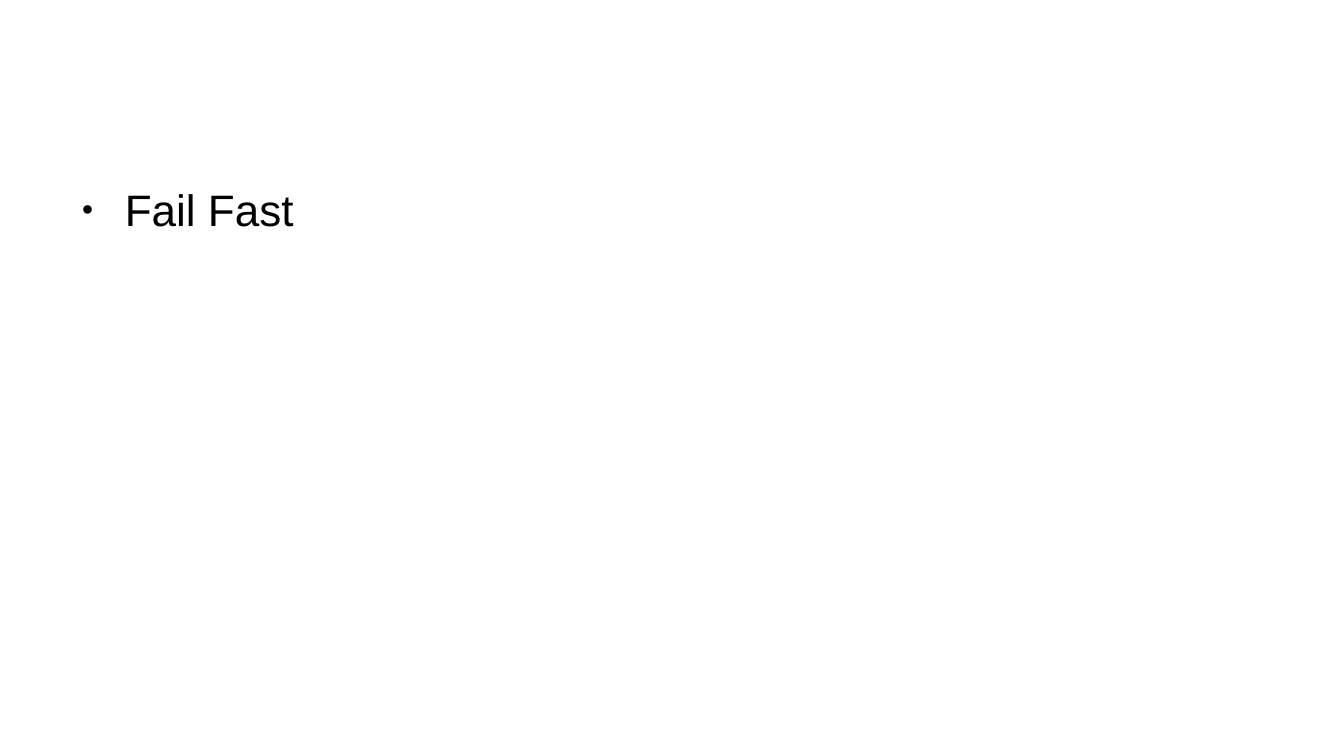
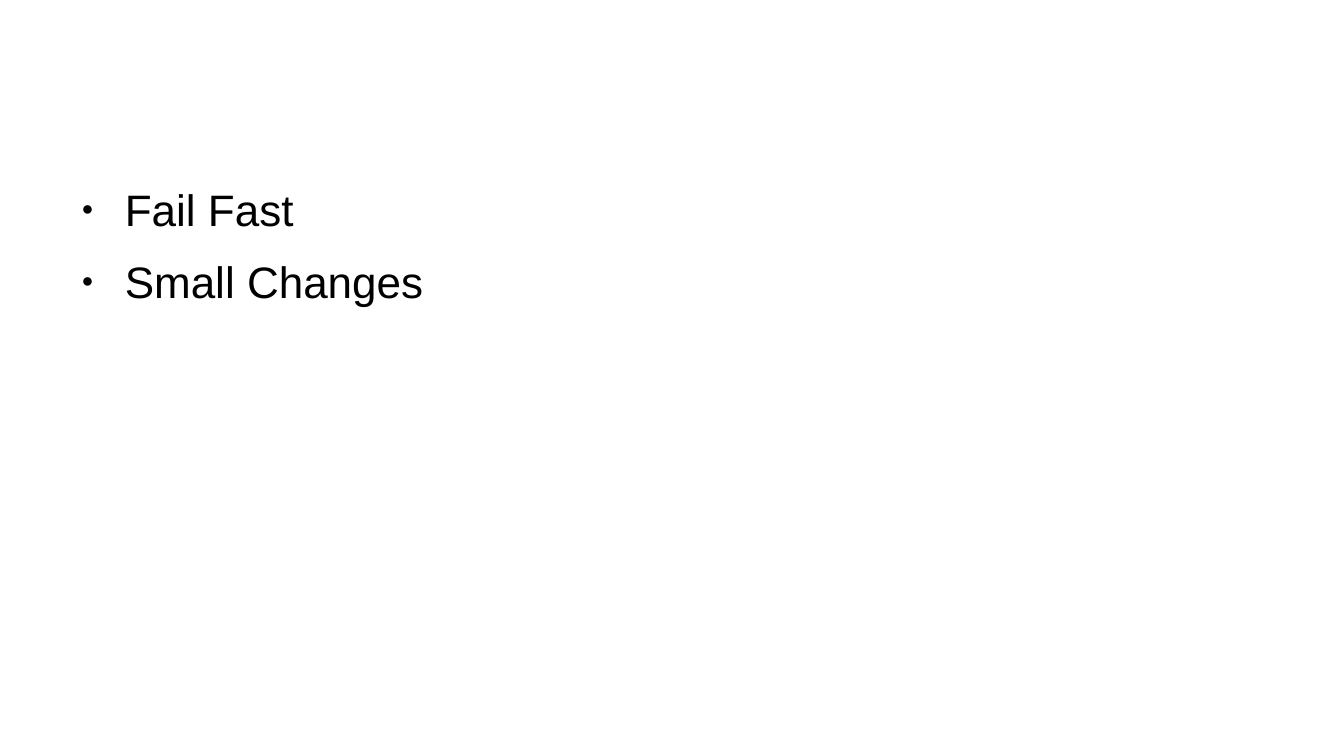
Before and after one commit to russoz/aklpug-testing-python-code, a slide deck: slide 4 of aklpug-testing-python.odp. Drawn at 1344x756 pixels with LibreOffice and Linux fonts; fonts in the diff are those of the drawing; background and template pictures are left out. Boxes give left, top, right and bottom in pixels: in the first picture for what was removed or moved away, otherwise in the second. Text is boxed around its words. In the diff, an @@ line names an element or a change of style, - is before the commit and + after.

```diff
--- a/aklpug-testing-python.odp
+++ b/aklpug-testing-python.odp
@@ text at (x1=125, y1=266, x2=423, y2=307): paragraph added @@
+● Small Changes
```
Also in this commit, not shown: 1 other slide changed, 1 slide removed.
